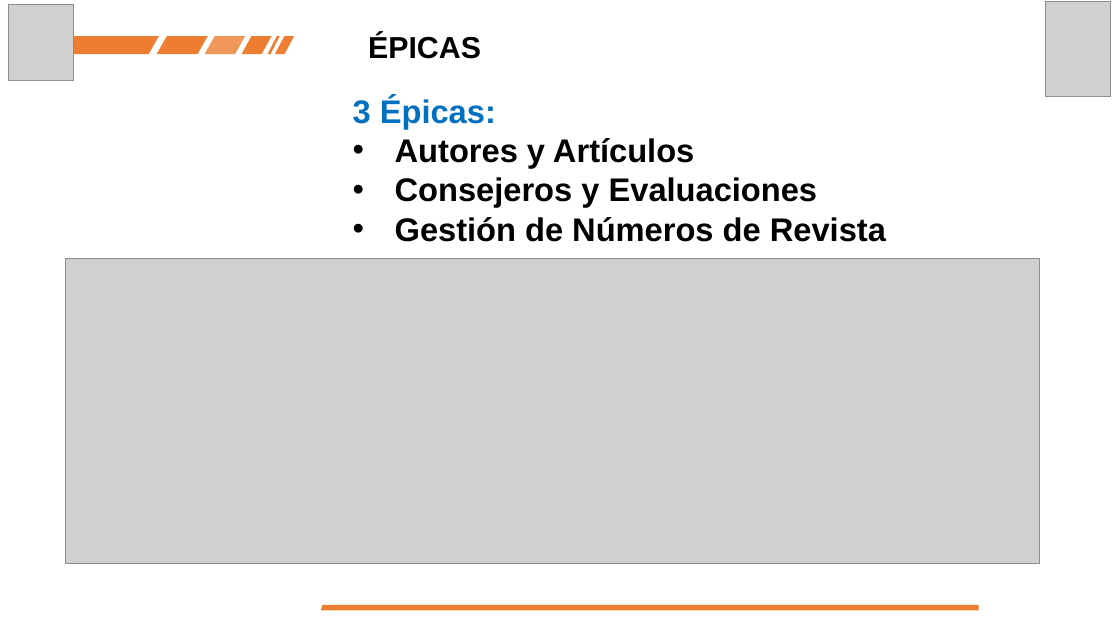
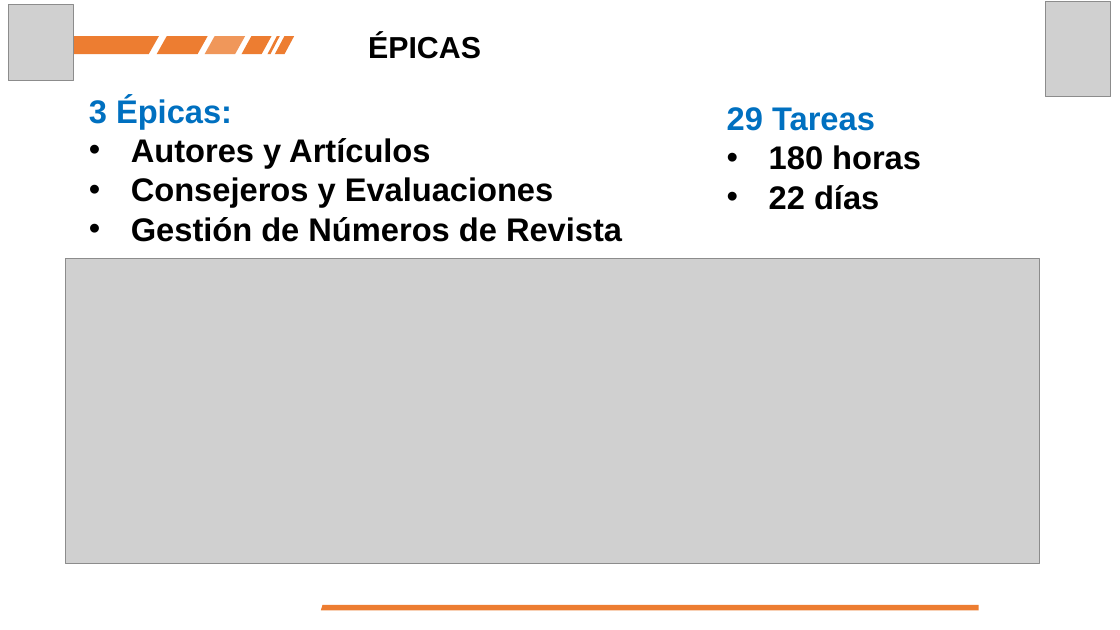
Before and after one commit to antrequenamartinez/Octubre_Revista_Ejercito_WIKI, a slide deck: slide 6 of Presentaciones/Sprint 01_Review.pptx. Drawn at 1120x630 pixels with LibreOffice and Linux fonts; fonts in the diff are those of the drawing; grey boxes stand for pictures. Boxes give left, top, right and bottom in pixels: in the first picture for what was removed or moved away, otherwise in the second. Text is boxed around its words. In the diff, an @@ line names an element or a change of style, - is before the commit and + after.

Commit message:
Mod Presentación Sprint 01.

```diff
--- a/Presentaciones/Sprint 01_Review.pptx
+++ b/Presentaciones/Sprint 01_Review.pptx
@@ text "3 Épicas:": place and size @@
-text "3 Épicas:" at <box>353,97,886,242</box>
+text "3 Épicas:" at <box>89,97,622,242</box>
@@ text added at <box>727,107,921,210</box>, 28 pt, text #000000, bold @@
+29 Tareas
+• 180 horas
+• 22 días
```
Also in this commit, not shown: 2 other files.
